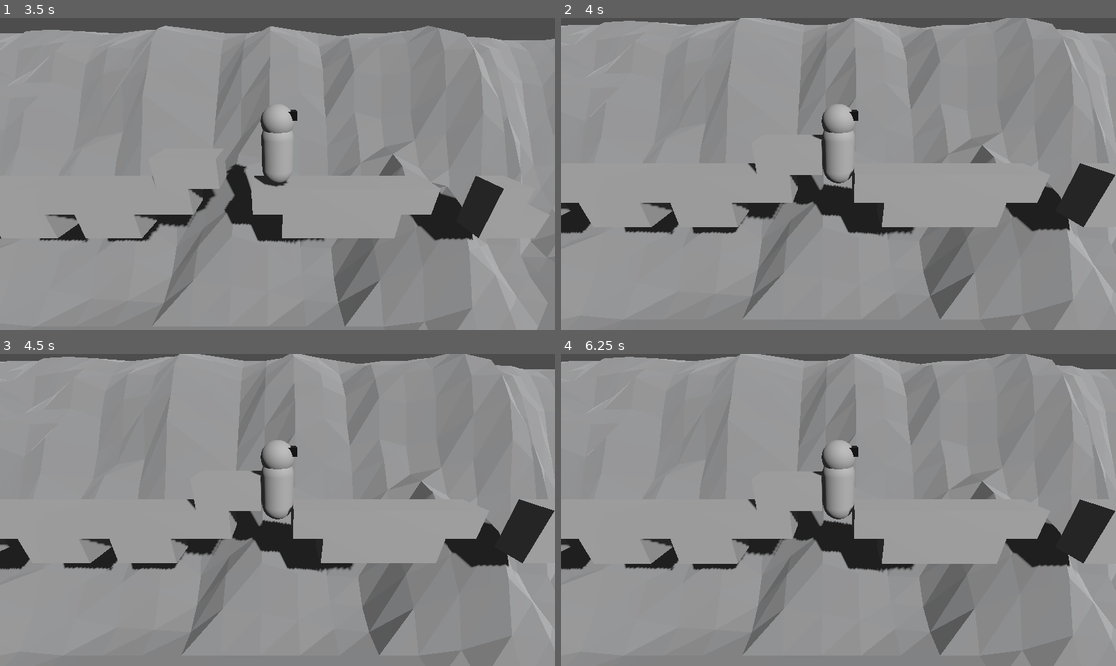
Above: before the commit, frames 1-4 (two rows, left to right).
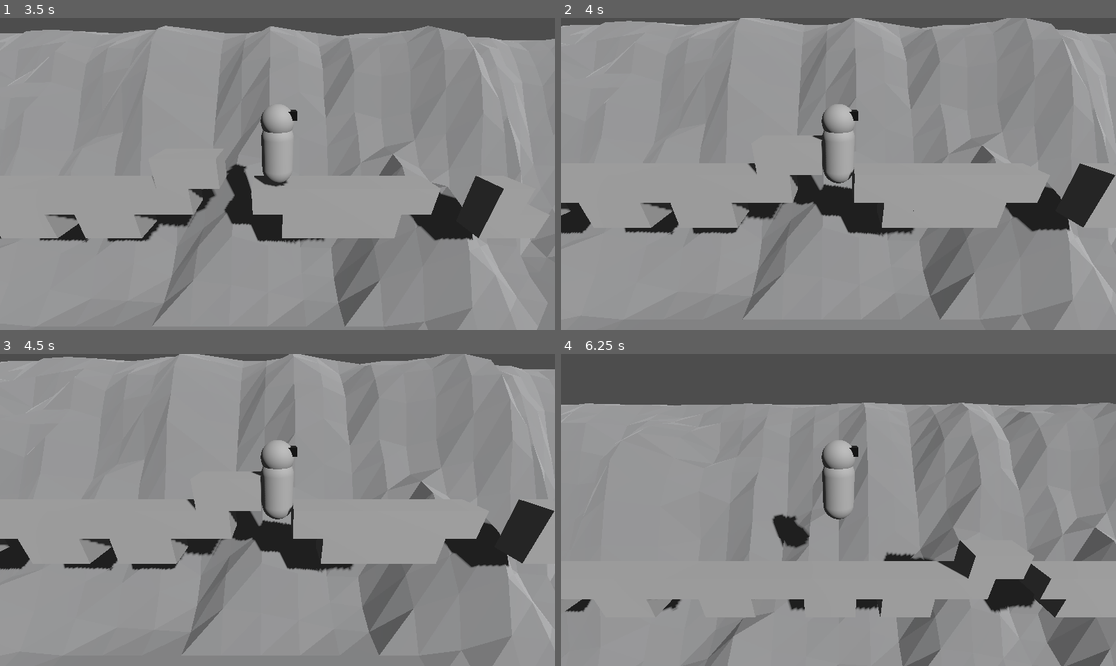
Above: after the commit, the same moments.

Repository: thewasmans/2025-dinojam
Game: Godot game, scene res://scenes/game.tscn
Same seed, same stepped clock (60 frames per second), same inputs: the game is played once before the commit and once after it.
Inputs:
- Up to frame 1 (3.5 s): tap Enter at 0.5 s; hold D (forward) 0.53-1.28 s; tap Space (jump) at 0.77, 1.52, 3.02 s; hold A (backward) 1.28-2.03 s; hold D (forward) from 2.03 s (still down)
- Up to frame 2 (4 s): release D (forward) at 3.53 s; hold A (backward) from 3.53 s (still down); tap Space (jump) at 3.77 s
- Up to frame 3 (4.5 s): keep holding A (backward)
- Up to frame 4 (6.25 s): tap Space (jump) at 4.52, 6.02 s; release A (backward) at 5.78 s; hold D (forward) from 5.78 s (still down)

Frame 1 is identical in both runs. In frame 2, 0.2% of the frame differs, in the area x 0-100%, y 0-97%; in frame 3, 0.1%; in frame 4, 31%, in the area x 0-100%, y 0-100%.

Commit message:
Force character position x to keep on plateform

Diff:
--- a/scripts/player_character.gd
+++ b/scripts/player_character.gd
@@ -16,6 +16,7 @@
 
 	var direction:float = Input.get_axis("backward", "forward")
 	velocity.z = direction * speed
+	position.x = 0
 
 func _physics_process(delta:float)->void:
 	apply_gravity(delta)
